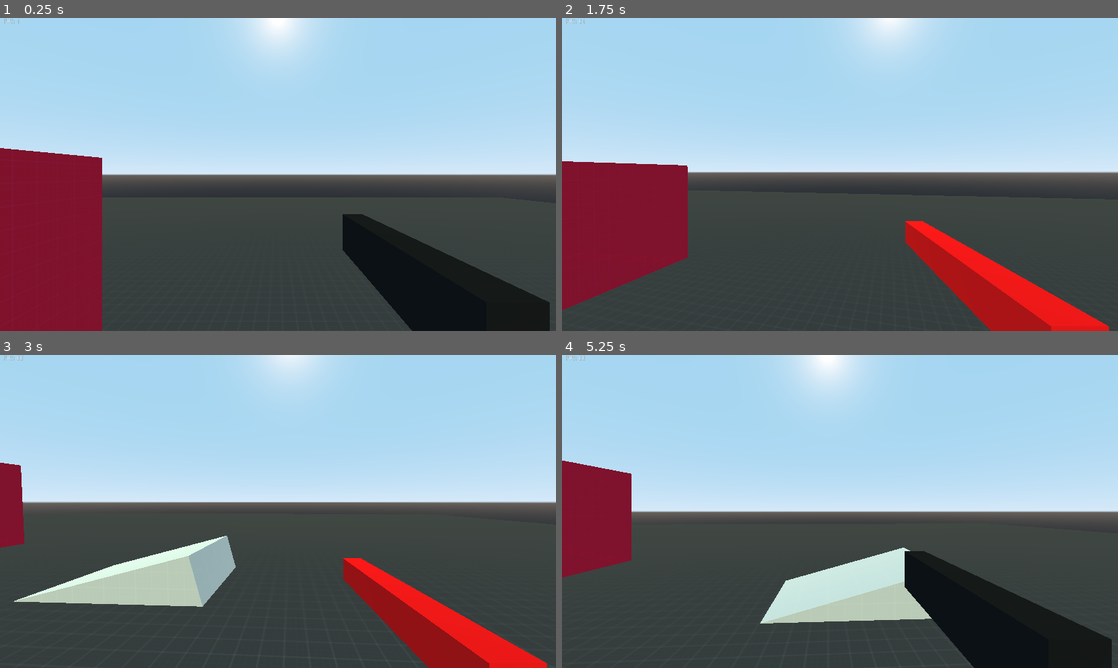
Above: before the commit, frames 1-4 (two rows, left to right).
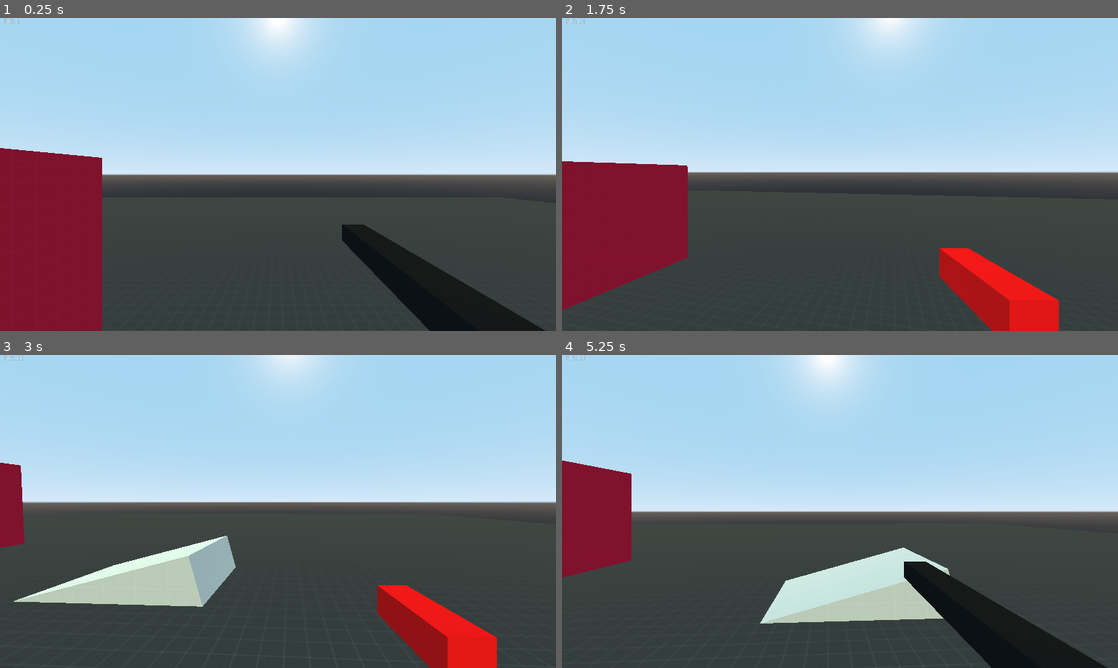
Above: after the commit, the same moments.

Repository: JBStepan/Project-Scorpio
Game: Godot game, scene res://Scenes/debug_world.tscn
Two runs of this game, one before a commit and one after it. Both use one fixed random seed, a clock stepped at 60 frames per second and the inputs below.
Inputs (mouse positions are in pixels of both pictures, inside the frame that each line leads up to):
- Up to frame 1 (0.25 s): no input
- Up to frame 2 (1.75 s): tap Enter (ui_accept) at 0.5, 1.25 s; move the mouse to (867, 174) at 0.52 s; press the mouse at (867, 174) at 0.53 s; hold D (right) 0.53-1.28 s; tap Space (jump) at 0.77, 1.52 s; tap 1 (gun1) at 0.8, 1.35 s; move the mouse to (812, 174) at 1.27 s; release the mouse at (812, 174) at 1.28 s; hold S (backword) from 1.28 s (still down); tap 2 (gun2) at 1.55 s
- Up to frame 3 (3 s): move the mouse to (289, 505) at 2.02 s; release S (backword) at 2.03 s; press the mouse at (289, 505) at 2.03 s; hold D (right) from 2.03 s (still down); tap 2 (gun2) at 2.1 s; move the mouse to (272, 517) at 2.77 s; release the mouse at (272, 517) at 2.78 s; tap Ctrl (crouch) at 2.85 s
- Up to frame 4 (5.25 s): tap Space (jump) at 3.02, 3.77, 4.52 s; tap 1 (gun1) at 3.05, 5.1 s; move the mouse to (878, 514) at 3.52 s; release D (right) at 3.53 s; press the mouse at (878, 514) at 3.53 s; hold A (left) 3.53-5.03 s; tap 2 (gun2) at 3.8 s; tap R (reload, bound only after the commit) at 4.15 s; move the mouse to (795, 508) at 4.27 s; release the mouse at (795, 508) at 4.28 s; tap W (forword) at 4.35 s; click (795, 508) at 4.55 s; move the mouse to (845, 511) at 5.02 s; hold S (backword) from 5.03 s (still down)

The runs differ from the first frame. In frame 1, 2.9% of the frame differs, in the area x 61-99%, y 62-100%; in frame 2, 2.1%; in frame 3, 2.1%; in frame 4, 2.9%.

Commit message:
Update Weapin.gd and Player.gd
Added some new things to player.gd and made 2 new scenes for guns. Working on Hold to Fire.

Diff:
--- a/src/Scenes/Player.tscn
+++ b/src/Scenes/Player.tscn
@@ -1,23 +1,14 @@
-[gd_scene load_steps=11 format=2]
+[gd_scene load_steps=8 format=2]
 
 [ext_resource path="res://Scripts/Player/Movement.gd" type="Script" id=1]
 [ext_resource path="res://Scripts/Player/HeadMovement.gd" type="Script" id=2]
 [ext_resource path="res://Scripts/Player/ShakeCam.gd" type="Script" id=3]
-[ext_resource path="res://Scripts/Weapons/weapon.gd" type="Script" id=4]
+[ext_resource path="res://Weapons/Guns/Rifles/Basic-Gun-1-debug.tscn" type="PackedScene" id=4]
 [ext_resource path="res://Scripts/Weapons/Weapons.gd" type="Script" id=5]
+[ext_resource path="res://Weapons/Guns/Rifles/Basic-Gun-2-debug.tscn" type="PackedScene" id=6]
 
 [sub_resource type="CapsuleShape" id=1]
 height = 2.0
-
-[sub_resource type="CubeMesh" id=2]
-
-[sub_resource type="SpatialMaterial" id=3]
-albedo_color = Color( 0, 0, 0, 1 )
-
-[sub_resource type="CubeMesh" id=4]
-
-[sub_resource type="SpatialMaterial" id=5]
-albedo_color = Color( 1, 0, 0, 1 )
 
 [node name="Player" type="KinematicBody"]
 script = ExtResource( 1 )
@@ -44,36 +35,16 @@
 [node name="Weapons" type="Spatial" parent="Head"]
 transform = Transform( 1, 0, 0, 0, 1, 0, 0, 0, 0.655224, 0.629, -0.48558, -1.24031 )
 script = ExtResource( 5 )
-gun1_path = NodePath("Gun1")
-gun2_path = NodePath("Gun2")
+gun1_path = NodePath("Gun1/Basic-Gun-1-Debug")
+gun2_path = NodePath("Gun2/Basic-Gun-2-Debug")
 
 [node name="Gun1" type="Spatial" parent="Head/Weapons"]
-visible = false
-script = ExtResource( 4 )
-fire_rate = 0.2
-clip_size = 12
-reload_rate = 0.3
-damage = 2.0
-raycast_path = NodePath("../..")
-weapon_name = "Google"
 
-[node name="MeshInstance" type="MeshInstance" parent="Head/Weapons/Gun1"]
-transform = Transform( 0.0825461, 0, 0, 0, 0.150754, 0, 0, 0, 1, 0, 0, 0 )
-mesh = SubResource( 2 )
-material/0 = SubResource( 3 )
+[node name="Basic-Gun-1-Debug" parent="Head/Weapons/Gun1" instance=ExtResource( 4 )]
+clip_size = 3
 
 [node name="Gun2" type="Spatial" parent="Head/Weapons"]
-visible = false
-script = ExtResource( 4 )
-fire_rate = 0.5
-clip_size = 16
-reload_rate = 3.2
-damage = 5.0
-can_hold = true
-raycast_path = NodePath("../..")
-weapon_name = "Gun2"
 
-[node name="MeshInstance" type="MeshInstance" parent="Head/Weapons/Gun2"]
-transform = Transform( 0.075831, 0, 0, 0, 0.0879054, 0, 0, 0, 1, 0, 0, 0 )
-mesh = SubResource( 4 )
-material/0 = SubResource( 5 )
+[node name="Basic-Gun-2-Debug" parent="Head/Weapons/Gun2" instance=ExtResource( 6 )]
+transform = Transform( 1, 0, 0, 0, 1, 0, 0, 0, 1, 0, 0, 0.39673 )
+raycast_path = NodePath("../Basic-Gun-2-Debug/RayCast")
--- a/src/Scripts/Player/HeadMovement.gd
+++ b/src/Scripts/Player/HeadMovement.gd
@@ -16,8 +16,8 @@
 export var gun1_path : NodePath;
 export var gun2_path : NodePath;
 
-var gun1 : Spatial;
-var gun2 : Spatial;
+var gun1;
+var gun2;
 var player;
 var cam : Camera;
 
@@ -35,7 +35,6 @@
 	# Calls function to switch between locked and unlocked mouse
 	_mouse_toggle();
 	_zoom();
-	weapon_select();
 
 func _mouse_toggle() -> void:
 	if Input.is_action_just_pressed("ui_cancel"):
@@ -77,21 +76,3 @@
 func _input(_event) -> void:
 	# Calls the function to rotate the camera
 	_cam_rotate(_event);
-
-func weapon_select():
-	if Input.is_action_just_pressed("gun1"):
-		current_weapon = 1
-	elif Input.is_action_just_pressed("gun2"):
-		current_weapon = 2
-
-	if current_weapon == 1:
-		gun1.visible = true
-		gun1._process_gun();
-	else:
-		gun1.visible = false
-
-	if current_weapon == 2:
-		gun2.visible = true
-		gun2._process_gun();
-	else:
-		gun2.visible = false
--- a/src/Scripts/Weapons/Weapons.gd
+++ b/src/Scripts/Weapons/Weapons.gd
@@ -12,7 +12,7 @@
 	gun1 = get_node(gun1_path);
 	gun2 = get_node(gun2_path);
 
-func _process(delta):
+func _process(_delta):
 	weapon_select();
 
 func weapon_select():
@@ -23,12 +23,18 @@
 
 	if current_weapon == 1:
 		gun1.visible = true
-		gun1._process_gun();
+		if(gun1.has_method("_process_gun")):
+			gun1._process_gun();
+		else:
+			print("Unable to find weapon method")
 	else:
 		gun1.visible = false
 
 	if current_weapon == 2:
 		gun2.visible = true
-		gun2._process_gun();
+		if(gun2.has_method("_process_gun")):
+			gun2._process_gun();
+		else:
+			print("Unable to find weapon method")
 	else:
 		gun2.visible = false
--- a/src/Scripts/Weapons/weapon.gd
+++ b/src/Scripts/Weapons/weapon.gd
@@ -12,14 +12,22 @@
 class_name Weapon
 
 export var fire_rate : float;
+export var hold_fire_rate : float;
 export var clip_size :int;
 export var reload_rate : float;
 export var damage : float;
 export var can_hold : bool = false;
 export var raycast_path : NodePath;
+
+# Enums
+enum WeaponType { RIFLE, SNIPER, SMG, LMG, PISTOL }
+enum Rarity { COMMON, UNCOMMON, RARE, ULTIMATE, LEGENDARY, EXOTIC }
+
+# Triside Vars
+export(WeaponType) var weapon_type;
+export(Rarity) var rarity;
 export var weapon_name : String;
 export(String, MULTILINE) var weapon_desc
-
 
 var current_ammo = 0;
 var can_fire = true;
@@ -32,20 +40,13 @@
 	raycast = get_node(raycast_path);
 
 func _process_gun():
-	if Input.is_action_pressed("fire") and can_fire and can_hold:
-		yield(get_tree().create_timer(fire_rate), "timeout");
-#		if current_ammo > 0 and not reloading:
-		fire();
-#		elif not reloading:
-#			reload();
-
 	if Input.is_action_just_pressed("fire") and can_fire:
 		if current_ammo > 0 and not reloading:
 			fire();
 		elif not reloading:
 			reload();
 
-	if Input.is_action_just_pressed("reload") and not reloading:
+	if Input.is_action_just_pressed("reload") and not reloading and current_ammo < clip_size:
 		reload();
 
 func check_collision():
@@ -57,7 +58,7 @@
 			print("Hit Nothing!");
 
 func fire():
-	print("Fired weapon" + weapon_name);
+	print("Fired weapon " + weapon_name);
 	can_fire = false;
 	current_ammo -= 1;
 	yield(get_tree().create_timer(fire_rate), "timeout");
@@ -65,6 +66,8 @@
 
 func reload():
 	reloading = true;
+	print("Reloading weapon " + weapon_name)
 	yield(get_tree().create_timer(reload_rate), "timeout");
 	current_ammo = clip_size;
+	print("Done reloading weapon" + weapon_name)
 	reloading = false;
--- a/src/Scripts/Weapons/weapon.old.gd
+++ /dev/null
@@ -1,58 +0,0 @@
-#
-# weapon.old.gd
-# ------------------
-# Part of the Triside
-# Copyright (c) 2020 JB Stepan. All Rights Reserved
-# Licensed under License.txt. License.txt for more info.
-#
-# TODO: Delete soon
-
-
-#extends Node
-#
-#class_name Weapon
-#
-##export var owner : NodePath;
-#export var ammo_label_path : NodePath;
-#export var raycast_path : NodePath;
-#export var weapon_name : String;
-#export var fire_rate : float;
-#export var clip_size : int;
-#export var bullets : int;
-#export var max_clip_size : int;
-#export var damage : float;
-#export var reload_speed : float;
-#export(int, "RIFLE", "PISTOL", "SNIPER") var weapon_type;
-##export(int, "COMMON", "UNIQUE", "RARE", "ULIMATE", "LEGENDARY", "CONVERT") var weapon_rarity;
-export(Curve2D) var google
-#
-#var current_ammo;
-#var can_fire = true;
-#
-#var ammo_label : Label;
-#var raycast : RayCast;
-#
-#func _ready()->void:
-#	ammo_label = get_node(ammo_label_path);
-#	raycast = get_node(raycast_path);
-#	current_ammo = clip_size
-#
-#func _fire(delta)->void:
-#	pass
-#
-#func _shoot(delta)->void:
-#	pass
-#
-#func _reload(delta)->void:
-#	pass
-#
-#func _aim(delta)->void:
-#	pass
-#
-#func _draw(delta)->void:
-#	print(weapon_name + " equiped");
-#
-#func _hide(delta)->void:
-#	print(weapon_name + " unequiped");
-#
-#
--- /dev/null
+++ b/src/Weapons/Guns/Rifles/Basic-Gun-1-debug.tscn
@@ -0,0 +1,29 @@
+[gd_scene load_steps=4 format=2]
+
+[ext_resource path="res://Scripts/Weapons/weapon.gd" type="Script" id=1]
+
+[sub_resource type="SpatialMaterial" id=1]
+albedo_color = Color( 0, 0, 0, 1 )
+
+[sub_resource type="CubeMesh" id=2]
+material = SubResource( 1 )
+size = Vector3( 0.179, 0.138, 2 )
+
+[node name="Basic-Gun-1-Debug" type="Spatial"]
+script = ExtResource( 1 )
+fire_rate = 1.0
+clip_size = 15
+reload_rate = 1.5
+damage = 10.0
+raycast_path = NodePath("RayCast")
+weapon_name = "Basic Gun1 - Debug"
+
+[node name="MeshInstance" type="MeshInstance" parent="."]
+transform = Transform( 1, 0, 0, 0, 1, 0, 0, 0, 1, 0.00411475, -0.00489613, 0.00370747 )
+mesh = SubResource( 2 )
+material/0 = null
+
+[node name="RayCast" type="RayCast" parent="."]
+transform = Transform( 1, 0, 0, 0, 1, 0, 0, 0, 1, 0, 0.00504875, 1.00478 )
+enabled = true
+cast_to = Vector3( 0, 0, 10 )
--- /dev/null
+++ b/src/Weapons/Guns/Rifles/Basic-Gun-2-debug.tscn
@@ -0,0 +1,28 @@
+[gd_scene load_steps=4 format=2]
+
+[ext_resource path="res://Scripts/Weapons/weapon.gd" type="Script" id=1]
+
+[sub_resource type="SpatialMaterial" id=2]
+albedo_color = Color( 1, 0, 0, 1 )
+
+[sub_resource type="CubeMesh" id=1]
+material = SubResource( 2 )
+size = Vector3( 0.159, 0.156, 0.788 )
+
+[node name="Spatial" type="Spatial"]
+script = ExtResource( 1 )
+fire_rate = 1.3
+clip_size = 2
+reload_rate = 0.2
+damage = 10.0
+raycast_path = NodePath("RayCast")
+weapon_name = "Basic Gun2 - debug"
+
+[node name="MeshInstance" type="MeshInstance" parent="."]
+mesh = SubResource( 1 )
+material/0 = null
+
+[node name="RayCast" type="RayCast" parent="."]
+transform = Transform( 1, 0, 0, 0, 1, 0, 0, 0, 1, 0, 0.0102003, 0.387796 )
+enabled = true
+cast_to = Vector3( 0, 0, 6 )
--- a/src/project.godot
+++ b/src/project.godot
@@ -126,6 +126,11 @@
 "events": [ Object(InputEventKey,"resource_local_to_scene":false,"resource_name":"","device":0,"alt":false,"shift":false,"control":false,"meta":false,"command":false,"pressed":false,"scancode":67,"unicode":0,"echo":false,"script":null)
  ]
 }
+reload={
+"deadzone": 0.5,
+"events": [ Object(InputEventKey,"resource_local_to_scene":false,"resource_name":"","device":0,"alt":false,"shift":false,"control":false,"meta":false,"command":false,"pressed":false,"scancode":82,"unicode":0,"echo":false,"script":null)
+ ]
+}
 
 [logging]
 
